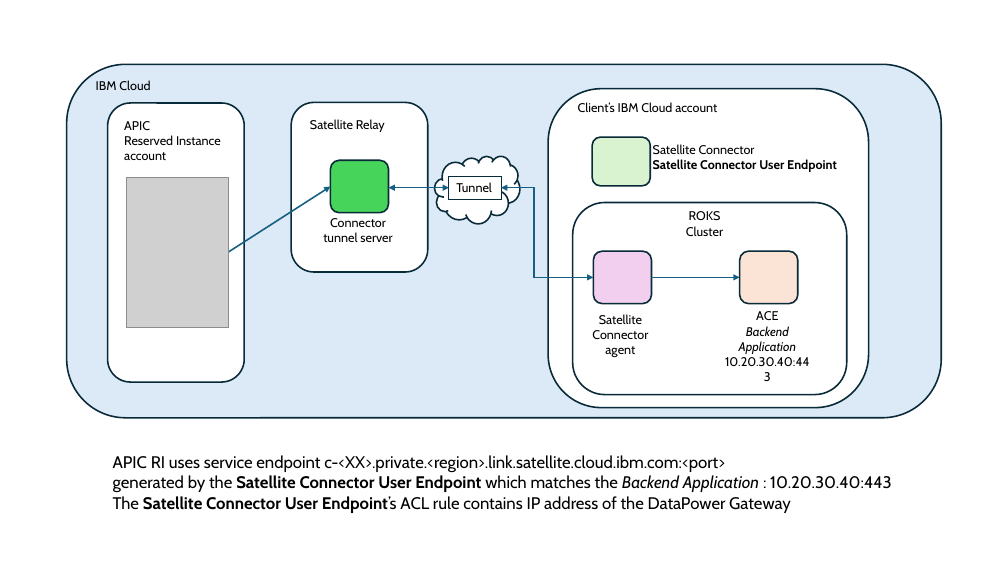
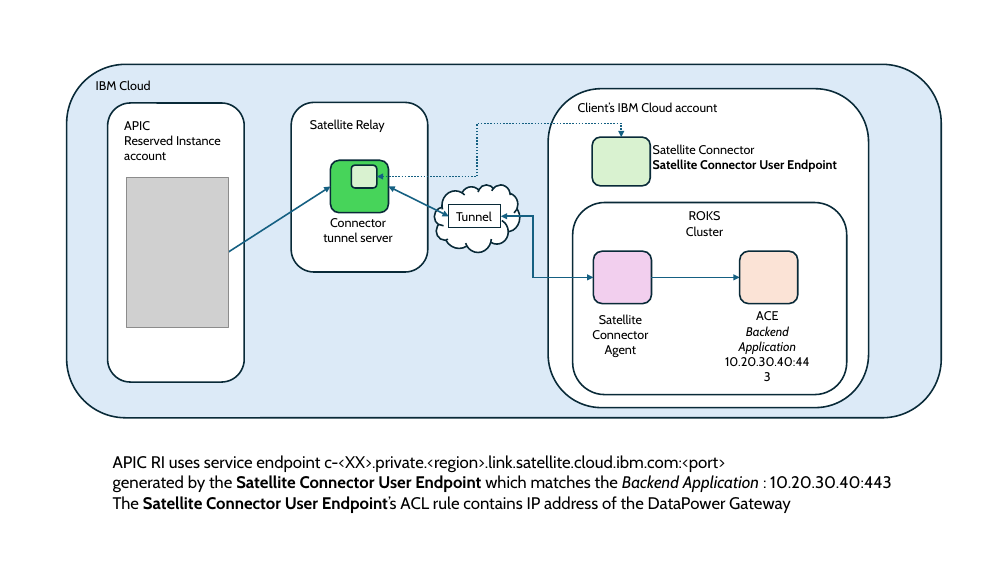
Before and after one commit to vannlam/ibmcloud, a slide deck: slide 14 of satellite/connector/src/slides.pptx. Drawn at 1008x567 pixels with LibreOffice and Linux fonts; fonts in the diff are those of the drawing; grey boxes stand for pictures. Boxes give left, top, right and bottom in pixels: in the first picture for what was removed or moved away, otherwise in the second. Text is boxed around its words. In the diff, an @@ line names an element or a change of style, - is before the commit and + after.

```diff
--- a/satellite/connector/src/slides.pptx
+++ b/satellite/connector/src/slides.pptx
@@ elbow double arrow added from (377, 177) to (622, 137), #156082 1.5 pt dashed @@
@@ rounded rectangle added at box(352, 165, 377, 188), fill #D9F2D0, outline #092A39 1.5 pt @@
@@ double arrow moved from (389, 188) - (449, 188) to (389, 187) - (449, 216) @@
@@ cloud: place and size @@
-cloud at box(435, 157, 520, 224)
+cloud at box(435, 185, 520, 252)
@@ rectangle "Tunnel": place and size @@
-rectangle "Tunnel" at box(449, 176, 501, 199)
+rectangle "Tunnel" at box(449, 205, 501, 228)
@@ elbow double arrow moved from (501, 188) - (594, 278) to (501, 216) - (594, 278) @@
@@ text at box(605, 345, 637, 357): text changed @@
-agent
+Agent
```
Also in this commit, not shown: 2 other files.
